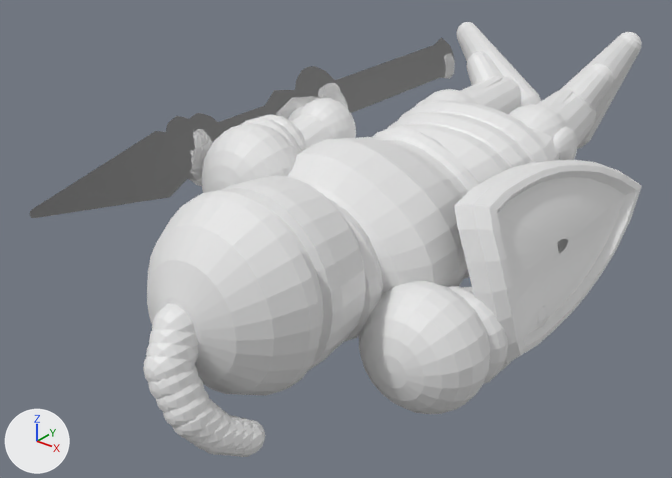
The OBJ model landstalker/data/proxies/knight_720.obj: old version first, new version second.
Both versions are drawn from a camera (50 mm lens) standing at (405.6, -61.2, 398.0) and looking at (375.3, -23.4, 374.6). Every picture has the same lights, and +X, +Y and +Z are marked at lower left. The first picture is the older version. Where no turn or scale is listed for an object, it has been applied to the vertices. Vertices at exactly the same position are counted once.

The first picture shows 'knight_720'.
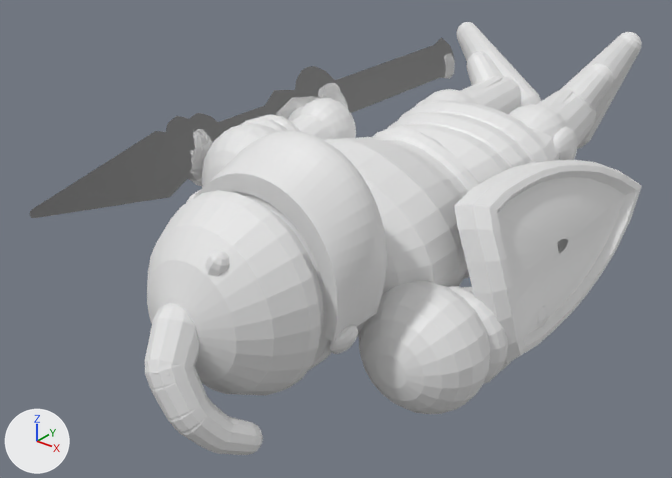
Location of each change, (x1, y1, x2, y2) in pixels of the pictures (672 x 478 px; the box of a moved part takes in the faces that stretch with it):
'knight_720', reshaped
    before: (30, 22, 642, 457)
    after: (30, 22, 642, 455)
part 1 of me_knight_720, added
    after: (330, 325, 358, 354)
part 2 of me_knight_720, added
    after: (194, 131, 387, 342)
part 3 of me_knight_720, added
    after: (205, 251, 229, 276)
part 4 of me_knight_720, moved or reshaped
    before: (143, 304, 265, 457)
    after: (145, 303, 263, 455)

Diff of the bpy script that builds the scene:
```diff
--- a/landstalker/data/proxies/knight_720.obj.py
+++ b/landstalker/data/proxies/knight_720.obj.py
@@ me_knight_720 @@
 # used by ob_knight_720; location = (0.0, 0.0, 0.0)
-me_knight_720.from_pydata(...)  # 9196 vertices, 9910 faces; spans x 368.5..387.8, y -39.9..0.0, z 369.3..383.4
+me_knight_720.from_pydata(...)  # 10678 vertices, 11478 faces; spans x 368.5..387.8, y -39.8..0.0, z 369.3..383.8
+# me_knight_720 part 1: the loose piece of 86 vertices spanning x 379.7..381.3, y -37.5..-35.5, z 370.0..371.7 is copied, and the copy is multiplied about its middle by the matrix ((0.494, 0.0, 0.435), (0.0, 0.875, 0.0), (-0.231, 0.0, 0.934)), then moved by (2.1, 4.6, 4.0); it spans x 382.1..383.1, y -32.7..-31.0, z 374.0..375.6
+# me_knight_720 part 2: a new loose piece of 754 vertices spanning x 373.4..383.5, y -32.7..-29.4, z 375.1..383.8
+# me_knight_720 part 3: a new loose piece of 90 vertices spanning x 375.5..379.6, y -36.9..-35.6, z 372.2..380.0
+# me_knight_720 part 4: 60 vertices moved from x 377.1..381.1, y -39.8..-36.1, z 370.5..376.6 to x 377.1..381.1, y -39.7..-36.1, z 370.5..376.6; 1053 vertices removed from x 376.5..381.3, y -39.9..-35.5, z 370.0..377.4; 1519 vertices added at x 376.5..381.2, y -39.8..-35.7, z 370.1..377.4
+# other edits to the shape of me_knight_720 do not show in these pictures
```
